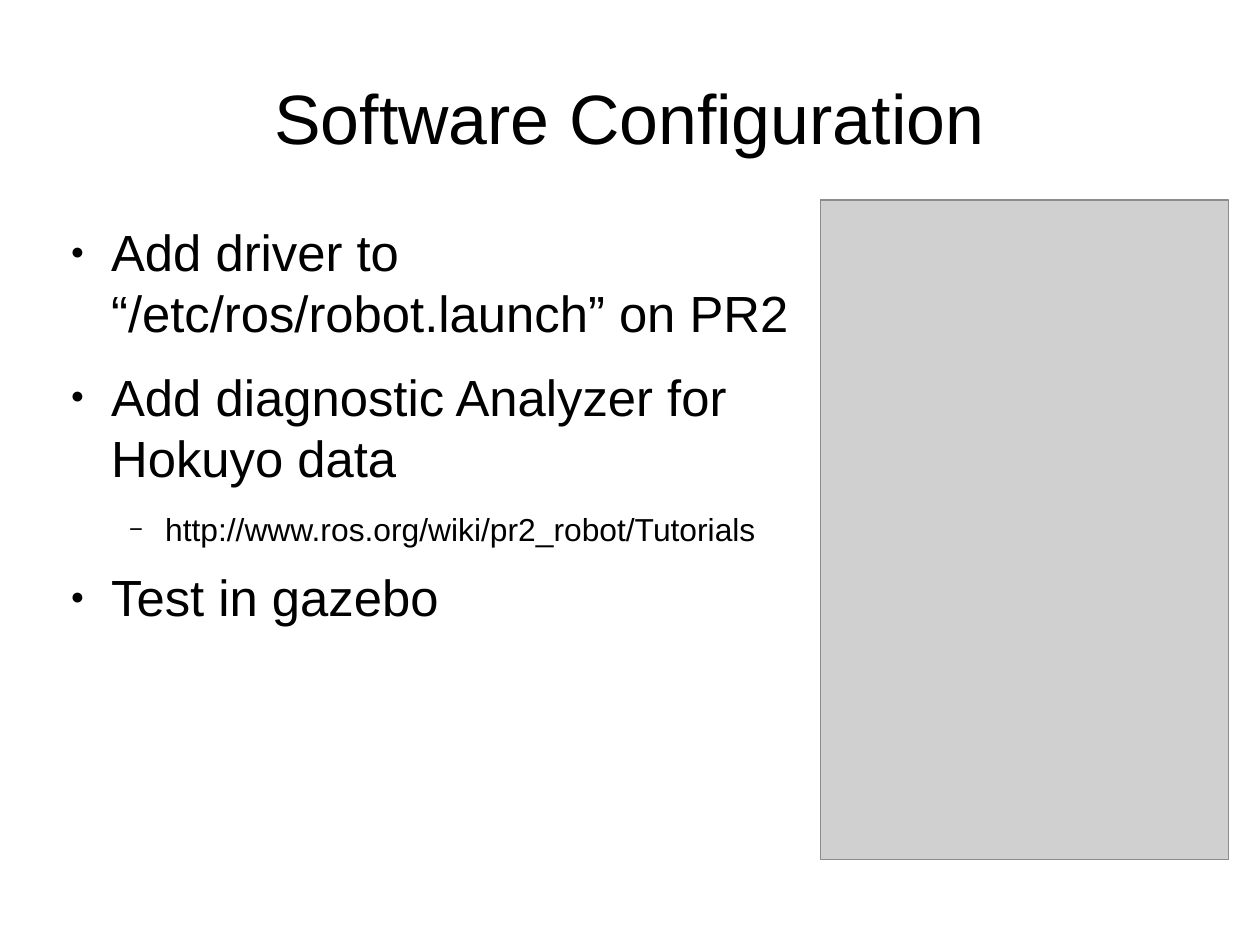
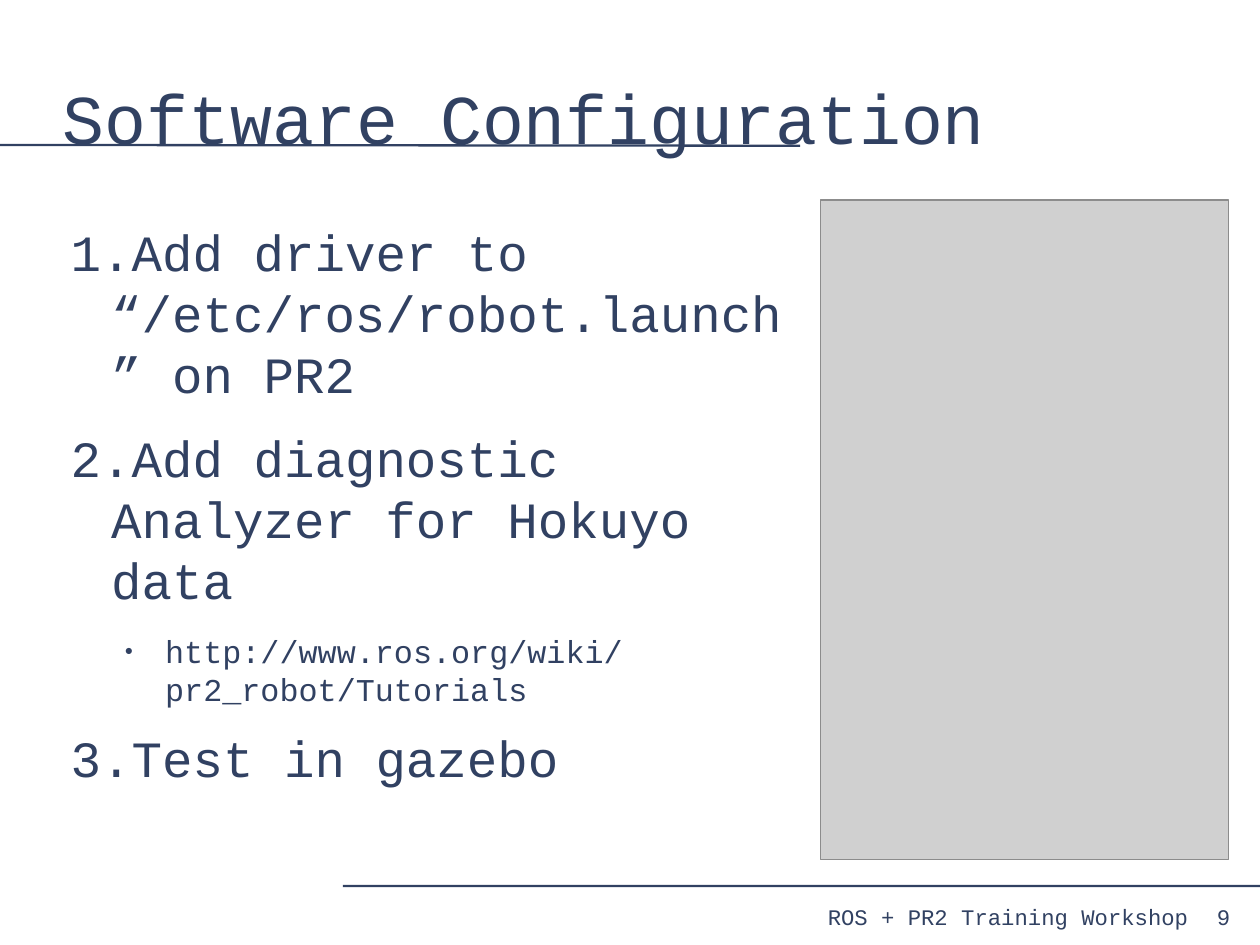
Before and after one commit to PR2/pr2_docs, a slide deck: slide 9 of pr2_training_workshop/modifying_pr2/adding_sensor.odp. Drawn at 1260x945 pixels with LibreOffice and Linux fonts; fonts in the diff are those of the drawing; grey boxes stand for pictures. Boxes give left, top, right and bottom in pixels: in the first picture for what was removed or moved away, otherwise in the second. Text is boxed around its words. In the diff, an @@ line names an element or a change of style, - is before the commit and + after.

```diff
--- a/pr2_training_workshop/modifying_pr2/adding_sensor.odp
+++ b/pr2_training_workshop/modifying_pr2/adding_sensor.odp
@@ title "Software Configuration" at (63,93,985,159): font Arial to Courier New, text colour #000000 to #314162; alignment centre to left @@
@@ line added from (0, 145) to (800, 145), #314162 1.45 pt @@
@@ text "Add driver to “/etc/ros/robot.launch” on ..." at (71,235,782,788): font Arial to Courier New, text colour #000000 to #314162; bullet ● to 1.; bullet colour #000000 to #314162; bullet − to ● @@
@@ line added from (343, 886) to (1260, 886), #314162 1.45 pt @@
@@ text added at (828,909,1188,930), 14 pt, text #314162 @@
+ROS + PR2 Training Workshop
@@ page number added at (1217,910,1230,925), 14 pt, text #314162 @@
+9
```
Also in this commit, not shown: 14 other slides changed.
